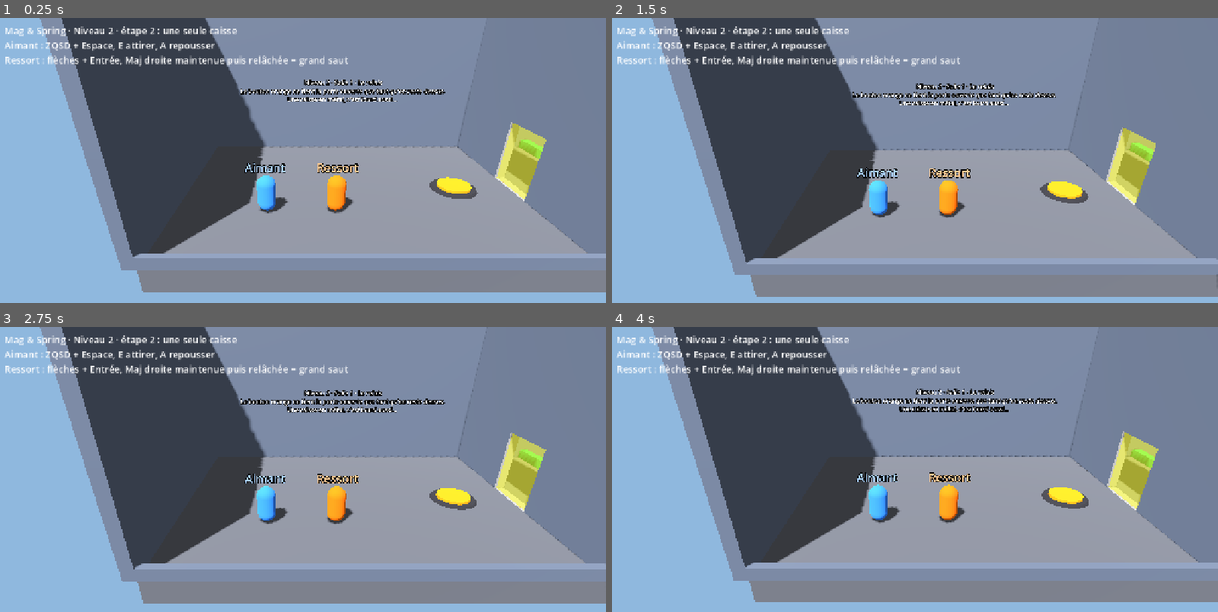
Above: before the commit, frames 1-4 (two rows, left to right).
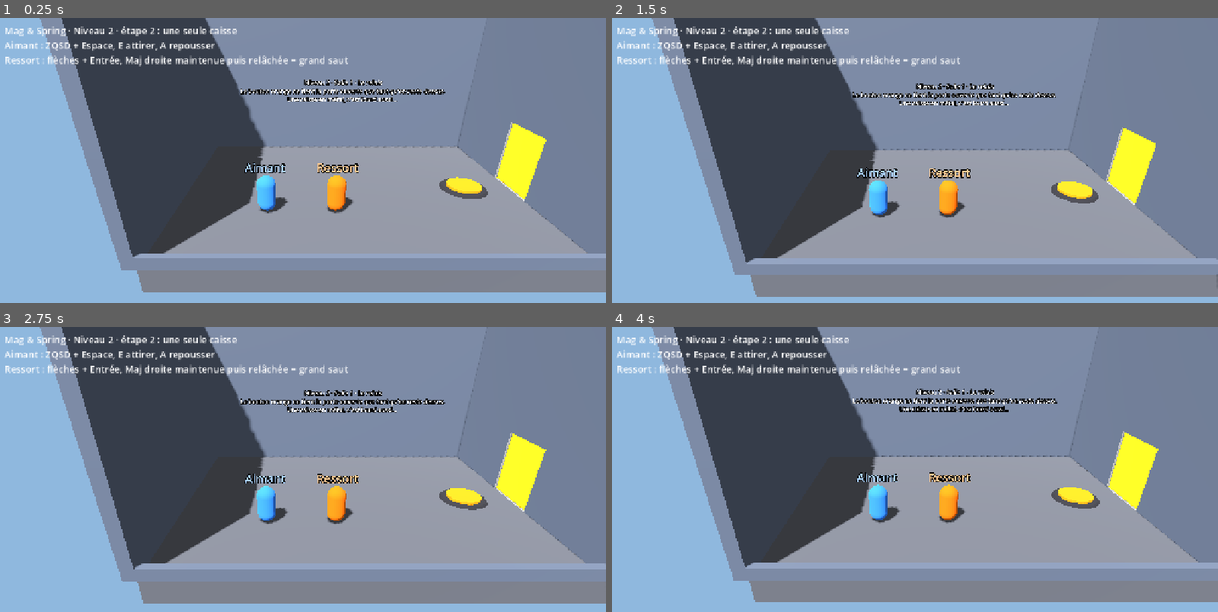
Above: after the commit, the same moments.

Repository: Aphyo/MagSpring
Game: Godot game, scene res://scenes/main.tscn
The game is run twice, just before and just after one commit, with the same random seed, the same clock (stepped at 60 frames per second) and the same inputs.
Inputs:
- Up to frame 1 (0.25 s): no input
- Up to frame 2 (1.5 s): tap Enter at 0.5 s
- Up to frame 3 (2.75 s): no input
- Up to frame 4 (4 s): no input

The runs differ from the first frame. In frame 1, 1.6% of the frame differs, in the area x 70-91%, y 37-64%; in frame 2, 1.6%; in frame 3, 1.6%, in the area x 70-91%, y 37-65%; in frame 4, 1.6%.

Commit message:
Portes opaques à nouveau, caisse du relais à 3 m de la porte
La transparence n'a pas plu : on garde les portes jaunes pleines et on éloigne
plutôt les objets des portes pour ne pas leur rentrer dedans en passant.

Co-Authored-By: Claude Opus 5.5 <noreply@anthropic.com>
Claude-Session: https://claude.ai/code/session_01HXSnhPvu5eQkQv46XWRZmo

Diff:
--- a/assets/materials/porte.tres
+++ b/assets/materials/porte.tres
@@ -1,6 +1,5 @@
 [gd_resource type="StandardMaterial3D" format=3]
 
 [resource]
-transparency = 1
-albedo_color = Color(0.95, 0.75, 0.15, 0.55)
+albedo_color = Color(0.95, 0.75, 0.15, 1)
 roughness = 0.7
--- a/scenes/levels/niveau_2.tscn
+++ b/scenes/levels/niveau_2.tscn
@@ -107,7 +107,7 @@
 outline_size = 12
 
 [node name="BoutonMaintenu" parent="Salle1" instance=ExtResource("5_bouton")]
-transform = Transform3D(1, 0, 0, 0, 1, 0, 0, 0, 1, -11, 0, 0)
+transform = Transform3D(1, 0, 0, 0, 1, 0, 0, 0, 1, -10.5, 0, 0)
 maintenu = true
 
 [node name="Porte" parent="Salle1" instance=ExtResource("6_porte")]
@@ -115,7 +115,7 @@
 hauteur_ouverture = -3.0
 
 [node name="CaisseRelais" parent="Salle1" instance=ExtResource("3_caisse")]
-transform = Transform3D(1, 0, 0, 0, 1, 0, 0, 0, 1, -5.5, 0.5, 0)
+transform = Transform3D(1, 0, 0, 0, 1, 0, 0, 0, 1, -5, 0.5, 0)
 
 
 [node name="Salle2" type="Node3D" parent="."]
